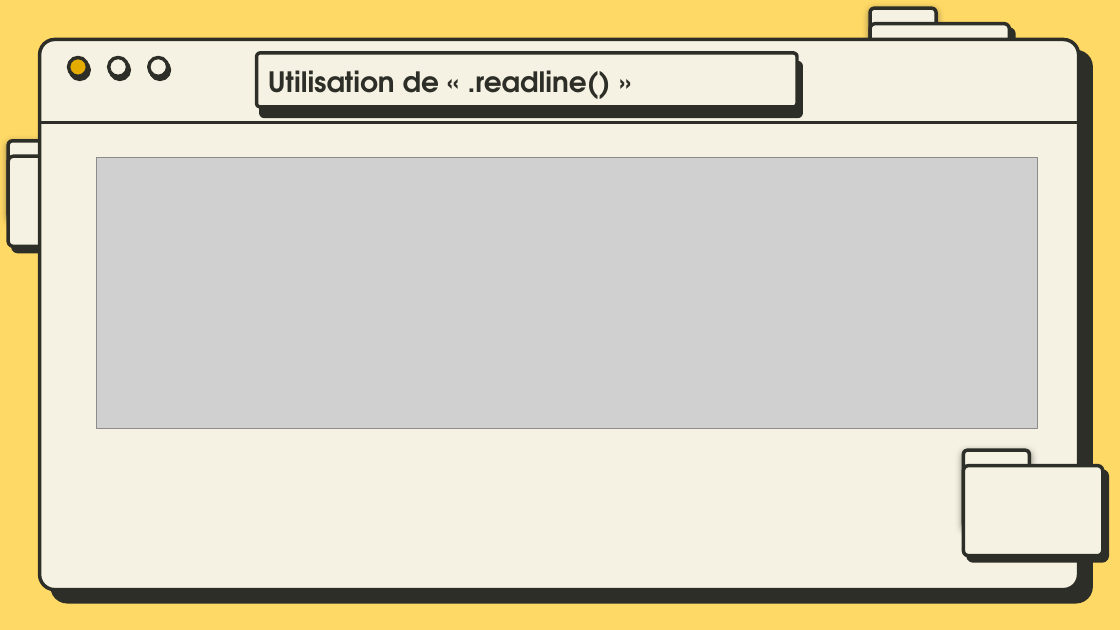
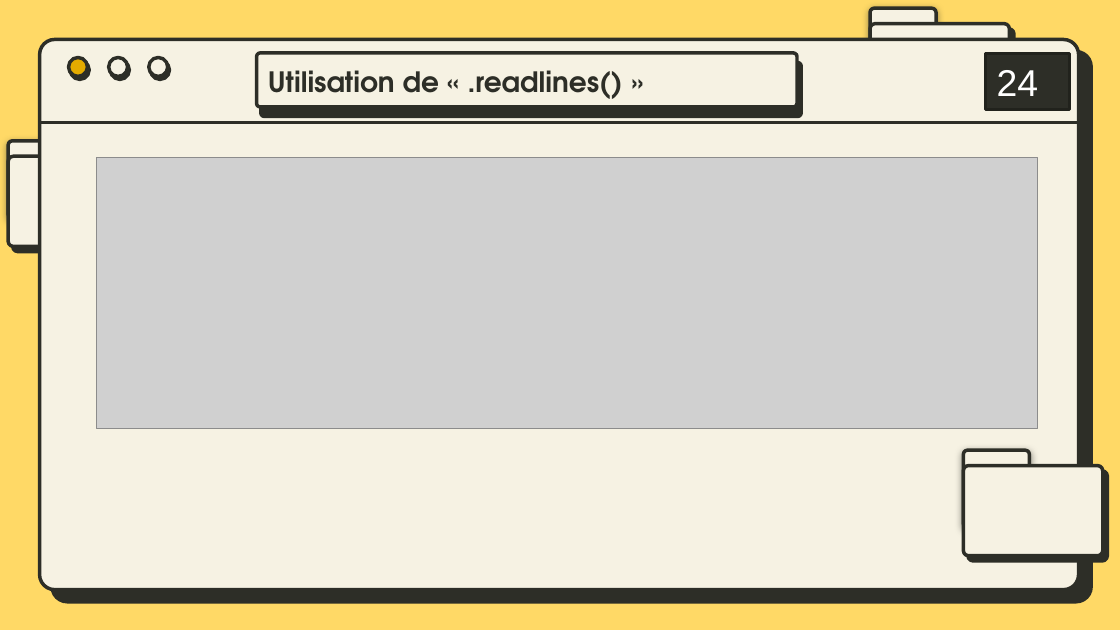
Before and after one commit to bydevmar/Master_MASD_FPO, a slide deck: slide 25 of SEMESTER 1/Modélisation avec Python/G- Fichiers/Manipulation des Fichiers.pptx. Drawn at 1120x630 pixels with LibreOffice and Linux fonts; fonts in the diff are those of the drawing; grey boxes stand for pictures. Boxes give left, top, right and bottom in pixels: in the first picture for what was removed or moved away, otherwise in the second. Text is boxed around its words. In the diff, an @@ line names an element or a change of style, - is before the commit and + after.

```diff
--- a/SEMESTER 1/Modélisation avec Python/G- Fichiers/Manipulation des Fichiers.pptx
+++ b/SEMESTER 1/Modélisation avec Python/G- Fichiers/Manipulation des Fichiers.pptx
@@ rectangle added at [986,54,1070,110], fill #2D2E27, outline #21221D 2 pt, 24 pt, text #FFFFFF @@
+24
@@ text at [268,70,623,99]: text changed @@
-Utilisation de « .readline() »
+Utilisation de « .readlines() »
```
Also in this commit, not shown: 34 other slides changed, 5 other files.
